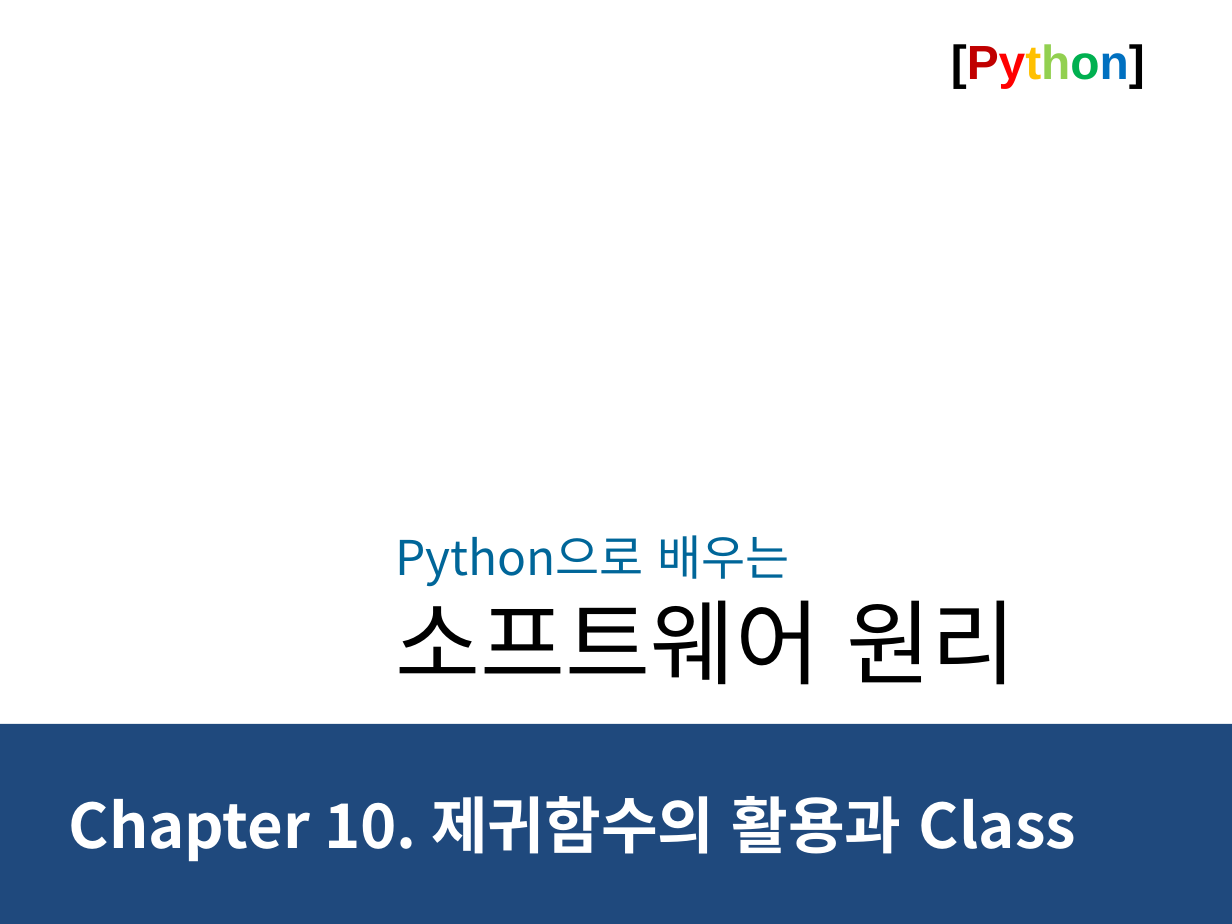
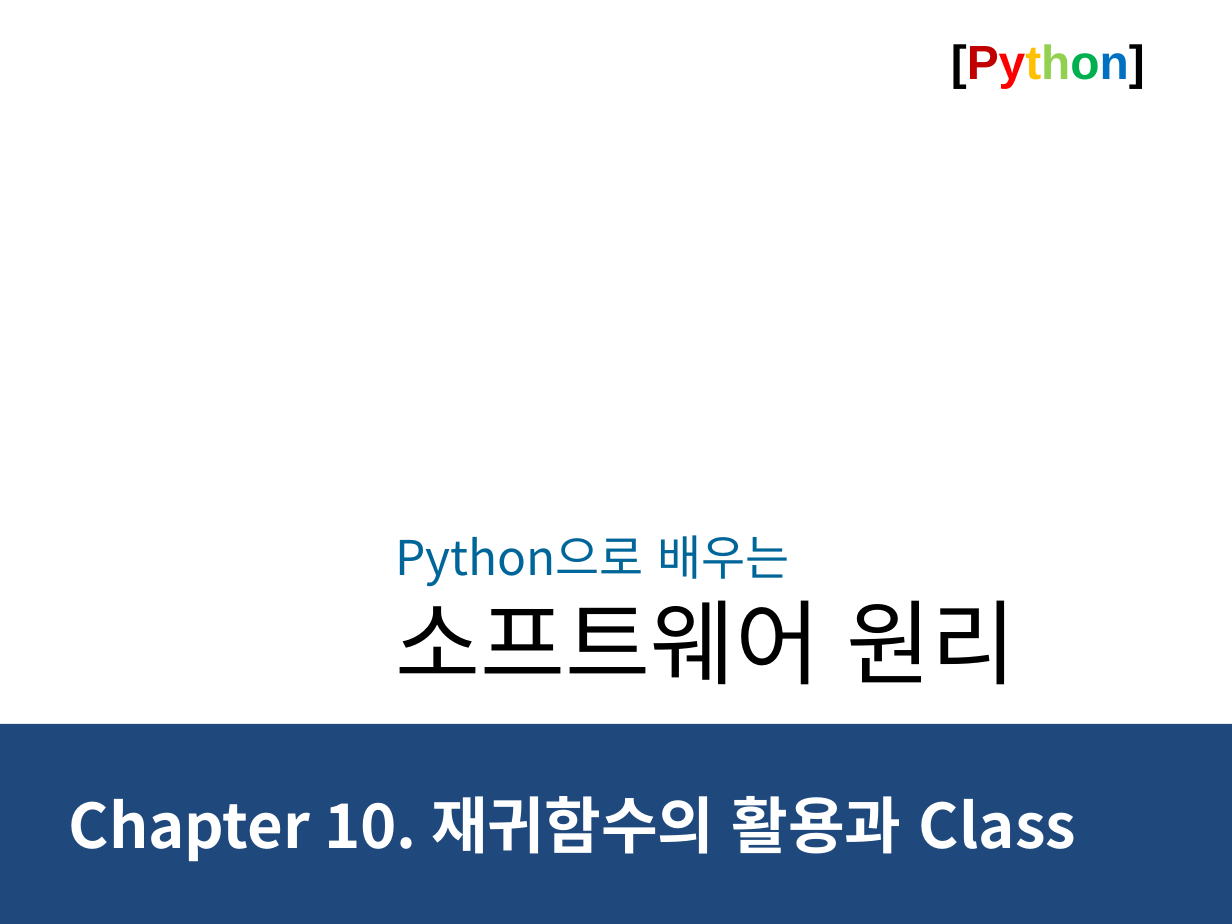
Before and after one commit to dndxor/BCPy, a slide deck: slide 1 of Ch10-재귀함수활용_Class.pptx. Drawn at 1232x924 pixels with LibreOffice and Linux fonts; fonts in the diff are those of the drawing; background and template pictures are left out. Boxes give left, top, right and bottom in pixels: in the first picture for what was removed or moved away, otherwise in the second. Text is boxed around its words. In the diff, an @@ line names an element or a change of style, - is before the commit and + after.

```diff
--- a/Ch10-재귀함수활용_Class.pptx
+++ b/Ch10-재귀함수활용_Class.pptx
@@ title at <box>69,796,1076,862</box>: text changed @@
-Chapter 10. 제귀함수의 활용과 Class
+Chapter 10. 재귀함수의 활용과 Class
```
Also in this commit, not shown: 5 other slides changed, 24 other files.
